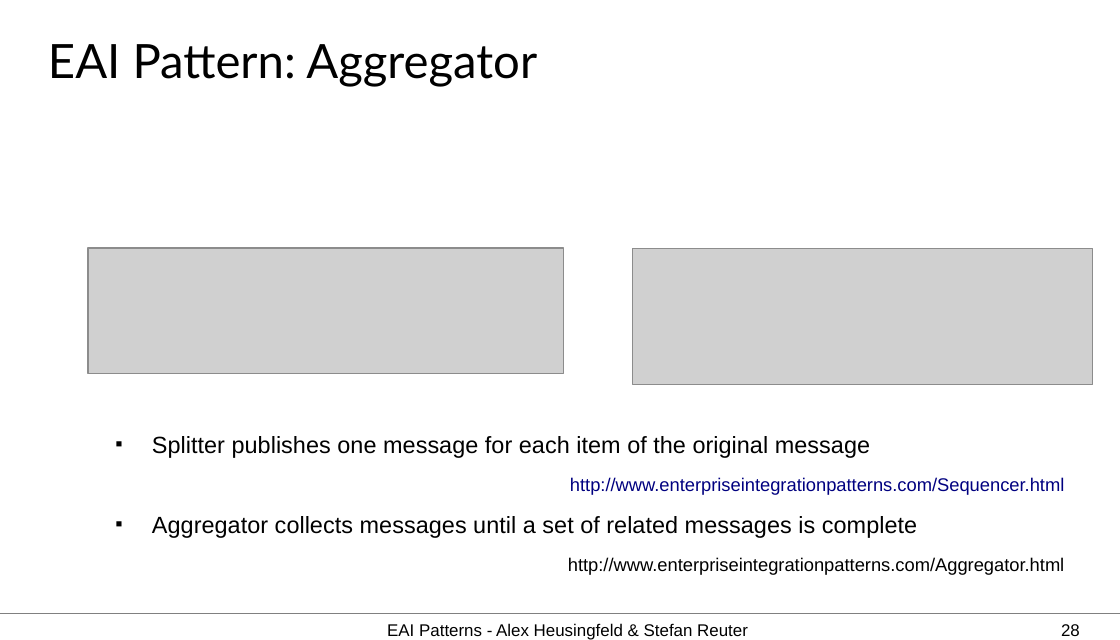
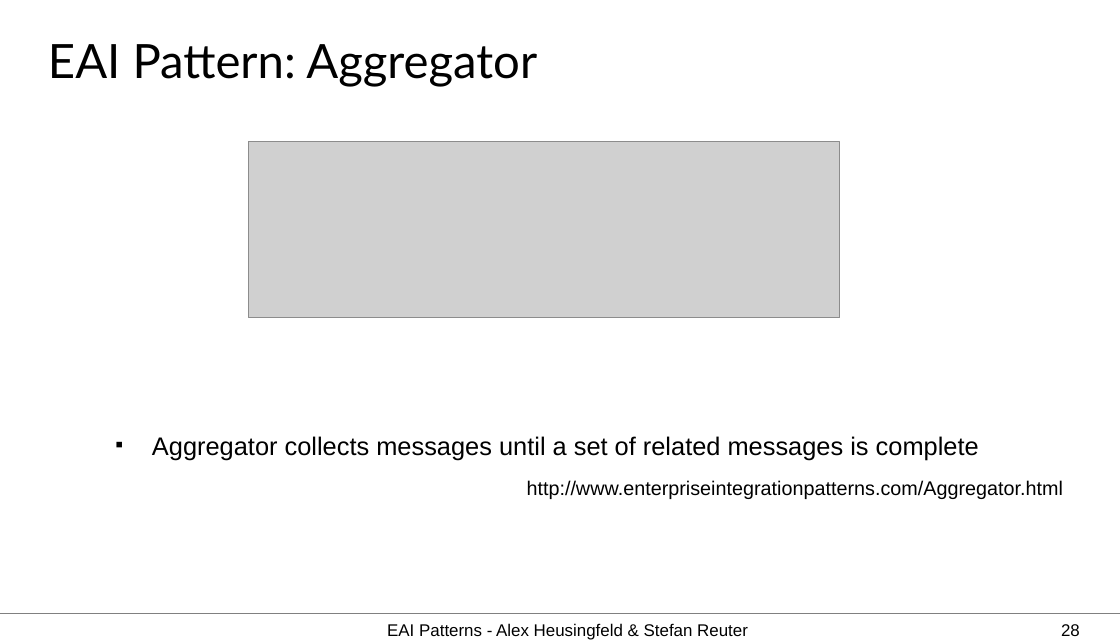
Before and after one commit to aheusingfeld/javaone2012, a slide deck: slide 28 of slides/eai-slides.odp. Drawn at 1120x640 pixels with LibreOffice and Linux fonts; fonts in the diff are those of the drawing; grey boxes stand for pictures. Boxes give left, top, right and bottom in pixels: in the first picture for what was removed or moved away, otherwise in the second. Text is boxed around its words. In the diff, an @@ line names an element or a change of style, - is before the commit and + after.

```diff
--- a/slides/eai-slides.odp
+++ b/slides/eai-slides.odp
@@ picture: place and size @@
-picture at (633,248,1094,385)
+picture at (248,141,839,317)
@@ picture removed at (88,248,564,374) @@
@@ text "Aggregator collects messages until a ..." at (152,436,1063,499): size 16.6 to 18 pt in "Aggregator collects messages until a set of ..."; size 12.9 to 14 pt in "http://www.enterpriseintegrationpatterns.com/Aggregator.html" @@
@@ text at (152,436,1064,495): paragraphs removed @@
-■ Splitter publishes one message for each item of the original message
-http://www.enterpriseintegrationpatterns.com/Sequencer.html
```
Also in this commit, not shown: 6 other slides changed, 3 slides added, 1 slide removed.
